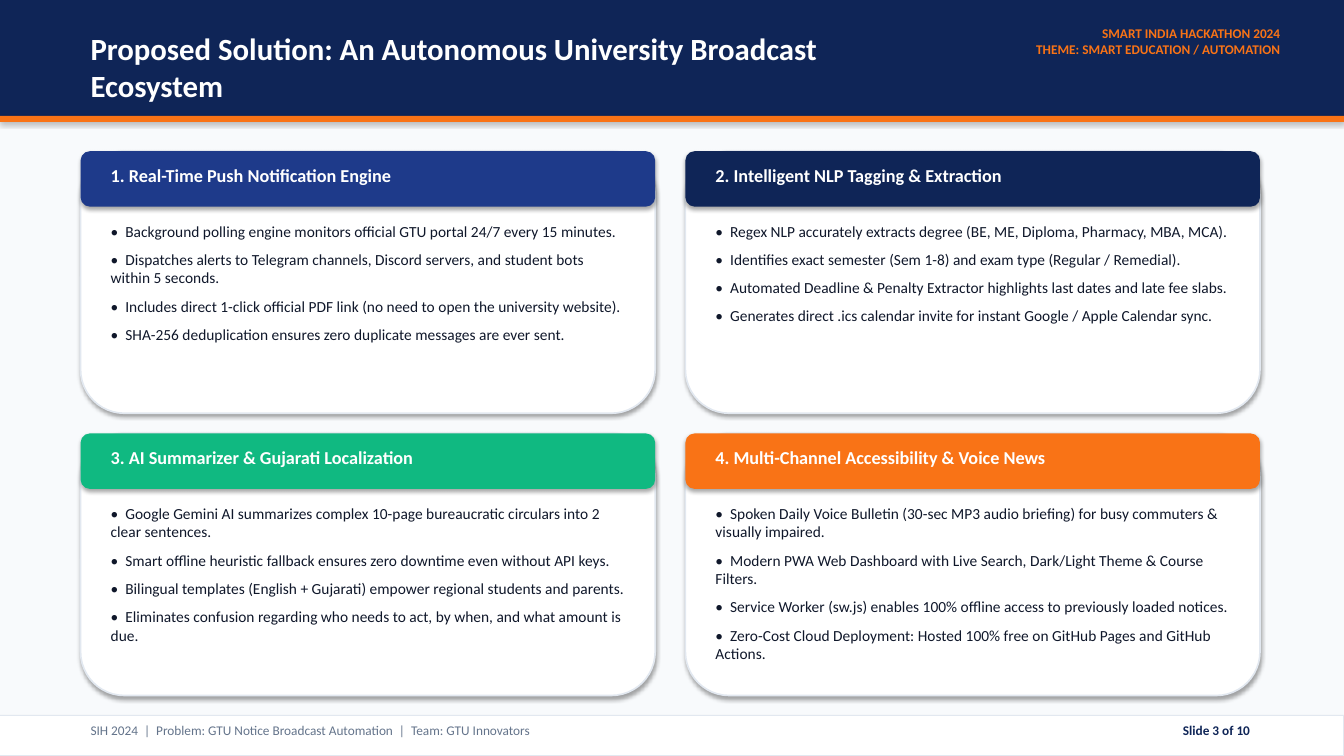
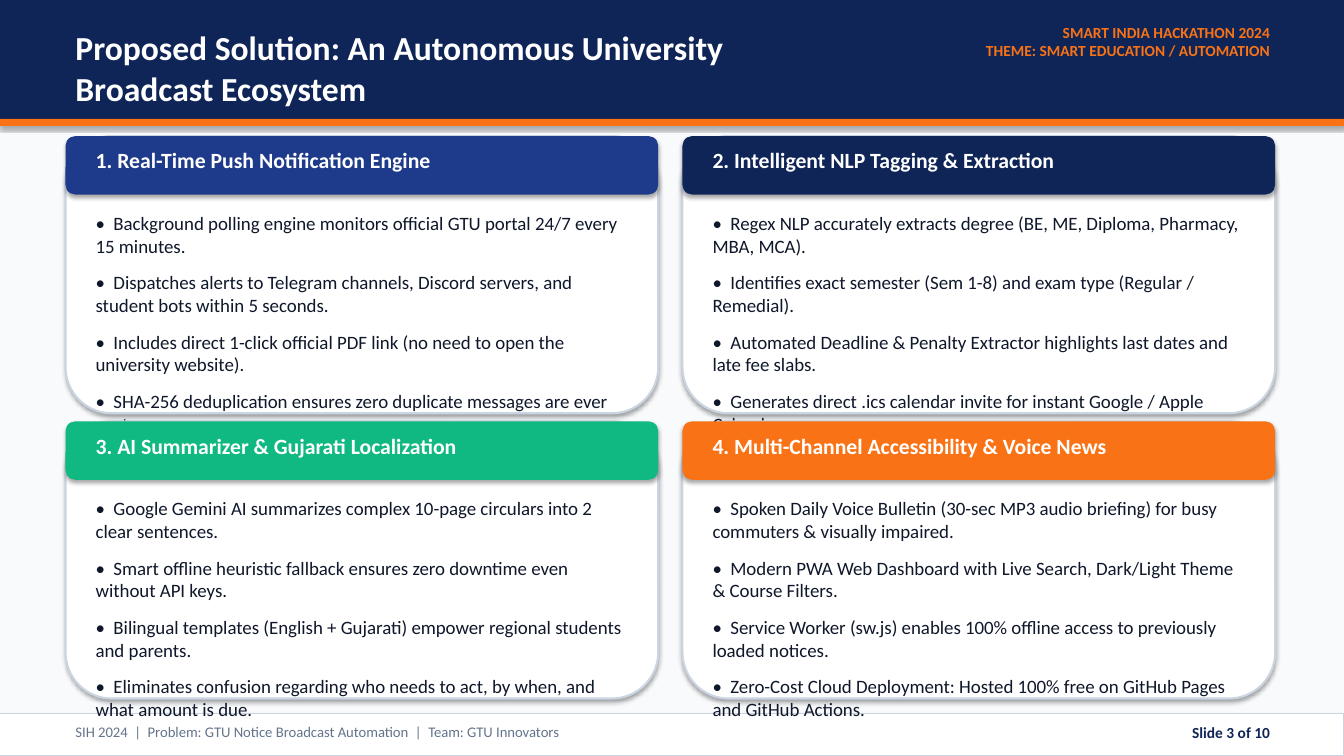
Before and after one commit to SMuhammad24/GTUAlertsystem, a slide deck: slide 3 of SIH2024_GTU_Alert_System_Presentation.pptx. Drawn at 1344x756 pixels with LibreOffice and Linux fonts; fonts in the diff are those of the drawing. Boxes give left, top, right and bottom in pixels: in the first picture for what was removed or moved away, otherwise in the second. Text is boxed around its words. In the diff, an @@ line names an element or a change of style, - is before the commit and + after.

Commit message:
style: enlarge fonts and optimize slide space utilization in SIH presentation

```diff
--- a/SIH2024_GTU_Alert_System_Presentation.pptx
+++ b/SIH2024_GTU_Alert_System_Presentation.pptx
@@ text "Proposed Solution: An Autonomous University ..." moved from (x1=91, y1=38, x2=816, y2=102) to (x1=75, y1=36, x2=723, y2=107) @@
@@ text "Proposed Solution: An Autonomous University ..." at (x1=75, y1=36, x2=723, y2=107): size 22 to 24 pt @@
@@ text "SMART INDIA HACKATHON 2024 THEME: ..." at (x1=986, y1=28, x2=1270, y2=56): size 9.5 to 11 pt @@
@@ text "SMART INDIA HACKATHON 2024 THEME: ..." moved from (x1=1036, y1=29, x2=1280, y2=54) to (x1=986, y1=28, x2=1270, y2=56) @@
@@ rectangle moved from (x1=0, y1=116, x2=1344, y2=122) to (x1=0, y1=119, x2=1344, y2=126) @@
@@ rounded rectangle resized from (x1=81, y1=151, x2=655, y2=207) to (x1=66, y1=136, x2=658, y2=195) @@
@@ rounded rectangle resized from (x1=81, y1=151, x2=655, y2=413) to (x1=66, y1=136, x2=658, y2=413) @@
@@ size 13 to 15.5 pt in 4 elements at (x1=713, y1=438, x2=1106, y2=458), (x1=96, y1=438, x2=457, y2=458), (x1=713, y1=152, x2=1054, y2=172), (x1=96, y1=152, x2=430, y2=172) @@
@@ text "1. Real-Time Push Notification Engine" moved from (x1=111, y1=169, x2=391, y2=185) to (x1=96, y1=152, x2=430, y2=172) @@
@@ rounded rectangle resized from (x1=686, y1=151, x2=1260, y2=207) to (x1=683, y1=136, x2=1275, y2=195) @@
@@ outline #E2E8F0 1.2 pt to #CBD5E1 1.5 pt in 4 elements at (x1=683, y1=421, x2=1275, y2=699), (x1=66, y1=421, x2=658, y2=699), (x1=66, y1=136, x2=658, y2=413), (x1=683, y1=136, x2=1275, y2=413) @@
@@ rounded rectangle resized from (x1=686, y1=151, x2=1260, y2=413) to (x1=683, y1=136, x2=1275, y2=413) @@
@@ text "2. Intelligent NLP Tagging & ..." moved from (x1=715, y1=169, x2=1001, y2=185) to (x1=713, y1=152, x2=1054, y2=172) @@
@@ text "• Background polling engine monitors ..." moved from (x1=111, y1=226, x2=620, y2=343) to (x1=96, y1=217, x2=617, y2=413) @@
@@ size 11 to 13.5 pt; more space between paragraphs in 3 elements at (x1=713, y1=501, x2=1233, y2=699), (x1=96, y1=217, x2=617, y2=413), (x1=713, y1=216, x2=1238, y2=413) @@
@@ text "• Regex NLP accurately extracts ..." moved from (x1=730, y1=226, x2=1227, y2=324) to (x1=713, y1=216, x2=1238, y2=413) @@
@@ rounded rectangle resized from (x1=81, y1=434, x2=655, y2=489) to (x1=66, y1=421, x2=658, y2=480) @@
@@ rounded rectangle resized from (x1=81, y1=434, x2=655, y2=696) to (x1=66, y1=421, x2=658, y2=699) @@
@@ text "3. AI Summarizer & Gujarati ..." moved from (x1=111, y1=451, x2=412, y2=467) to (x1=96, y1=438, x2=457, y2=458) @@
@@ rounded rectangle resized from (x1=686, y1=434, x2=1260, y2=489) to (x1=683, y1=421, x2=1275, y2=480) @@
@@ rounded rectangle resized from (x1=686, y1=434, x2=1260, y2=696) to (x1=683, y1=421, x2=1275, y2=699) @@
@@ text "4. Multi-Channel Accessibility & Voice ..." moved from (x1=715, y1=451, x2=1046, y2=467) to (x1=713, y1=438, x2=1106, y2=458) @@
@@ text "• Google Gemini AI summarizes ..." moved from (x1=111, y1=508, x2=623, y2=641) to (x1=96, y1=502, x2=621, y2=699) @@
@@ text at (x1=96, y1=502, x2=592, y2=538): text changed; size 11 to 13.5 pt @@
-• Google Gemini AI summarizes complex 10-page bureaucratic circulars into 2 clear sentences.
+• Google Gemini AI summarizes complex 10-page circulars into 2 clear sentences.
@@ text "• Spoken Daily Voice Bulletin ..." moved from (x1=715, y1=508, x2=1227, y2=659) to (x1=713, y1=501, x2=1233, y2=699) @@
@@ text at (x1=96, y1=562, x2=621, y2=699): size 11 to 13.5 pt in "• Smart offline heuristic fallback ensures zero ...", "• Bilingual templates (English + Gujarati) empower ...", "• Eliminates confusion regarding who needs to ..."; more space between paragraphs @@
@@ rectangle at (x1=0, y1=714, x2=1344, y2=756): outline #E2E8F0 0.75 pt to #CBD5E1 0.75 pt @@
@@ text "SIH 2024 | Problem: GTU ..." moved from (x1=91, y1=726, x2=530, y2=735) to (x1=75, y1=727, x2=559, y2=737) @@
@@ text "SIH 2024 | Problem: GTU ..." at (x1=75, y1=727, x2=559, y2=737): size 9.5 to 10.5 pt @@
@@ text "Slide 3 of 10" at (x1=1192, y1=727, x2=1270, y2=738): size 9.5 to 11 pt @@
```
Also in this commit, not shown: 9 other slides changed, 1 other file.
